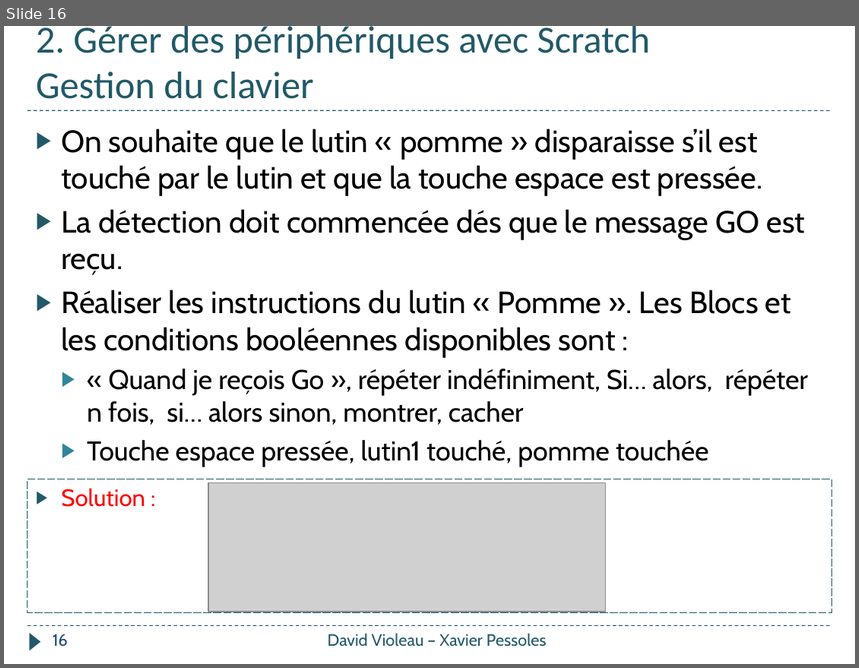
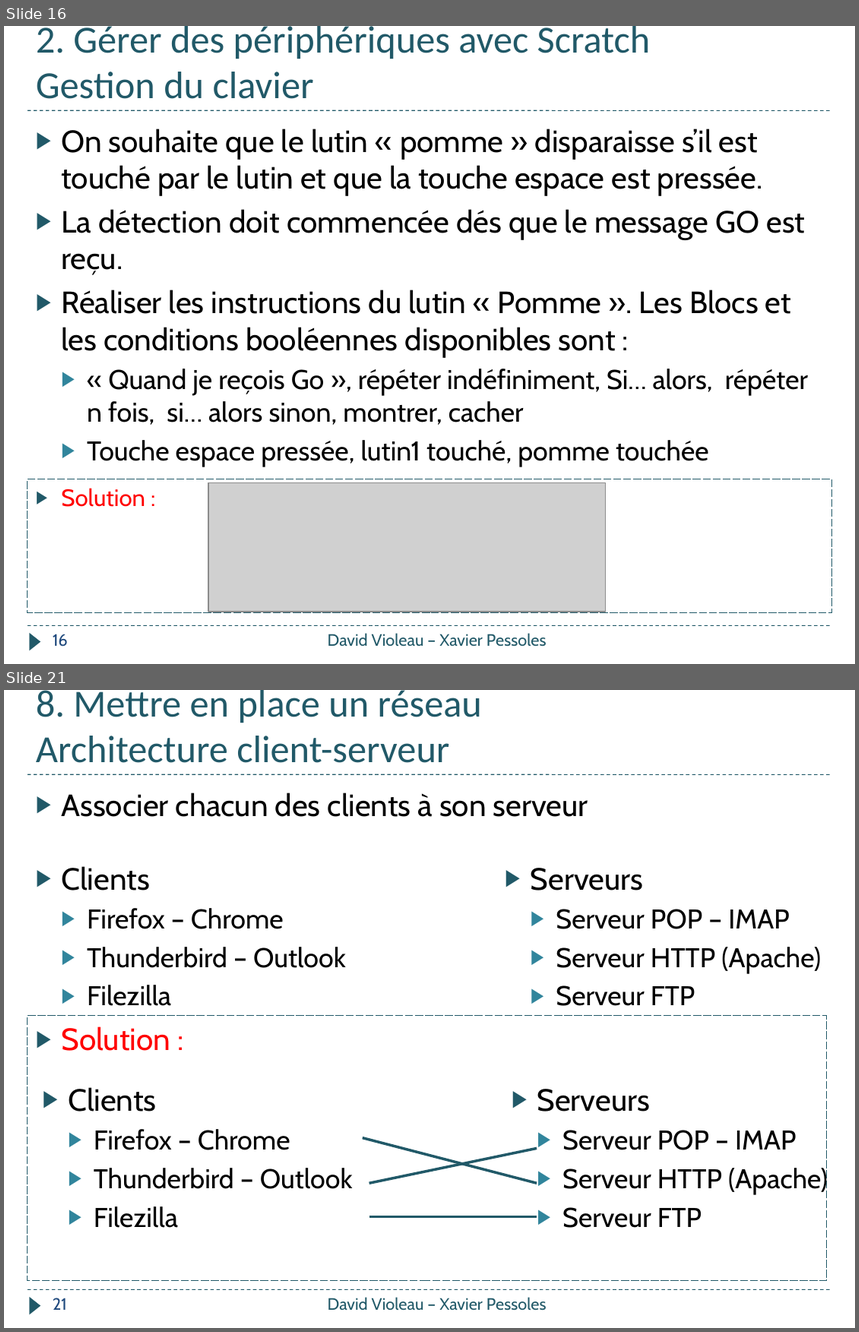
Before and after one commit to xpessoles/Informatique_College, a slide deck: Formation_2018/Quizz_Pomme/Quizz_Pomme.pptx. Shown one above the other, each under a label of ours: slide 16 before the commit, slides 16 and 21 after it; the slides between them are not shown. The pictures are 859x668 and 859x1332 pixels, drawn with LibreOffice and Linux fonts; fonts in the diff are those of the drawing; grey boxes stand for pictures. Boxes give left, top, right and bottom in pixels: in the first picture for what was removed or moved away, otherwise in the second. Text is boxed around its words. In the diff, an @@ line names an element or a change of style, - is before the commit and + after.

```diff
--- a/Formation_2018/Quizz_Pomme/Quizz_Pomme.pptx
+++ b/Formation_2018/Quizz_Pomme/Quizz_Pomme.pptx
@@ slide 21 added at <box>4,690,855,1328</box>, background #FFFFFF; not listed: 3 template elements that a slide beside it also shows @@
@@ title added at <box>36,690,482,763</box>, 32.4 pt, text #215968 @@
+8. Mettre en place un réseau
+Architecture client-serveur
@@ text added at <box>61,793,588,817</box>, 26 pt, text #000000 @@
+▶ Associer chacun des clients à son serveur
@@ text added at <box>61,866,346,1006</box>, 23 pt, text #000000 @@
+▶ Clients
+  ▶ Firefox – Chrome
+  ▶ Thunderbird – Outlook
+  ▶ Filezilla
@@ text added at <box>531,868,821,1006</box>, 23 pt, text #000000 @@
+▶ Serveurs
+  ▶ Serveur POP – IMAP
+  ▶ Serveur HTTP (Apache)
+  ▶ Serveur FTP
@@ rectangle added at <box>28,1016,827,1281</box>, outline #215968 0.75 pt dashed, 26 pt, text #FF0000 @@
+▶ Solution :
@@ text added at <box>68,1087,353,1228</box>, 23 pt, text #000000 @@
+▶ Clients
+  ▶ Firefox – Chrome
+  ▶ Thunderbird – Outlook
+  ▶ Filezilla
@@ text added at <box>538,1089,828,1228</box>, 23 pt, text #000000 @@
+▶ Serveurs
+  ▶ Serveur POP – IMAP
+  ▶ Serveur HTTP (Apache)
+  ▶ Serveur FTP
@@ line added from (363, 1138) to (537, 1184), #215968 2.25 pt @@
@@ line added from (369, 1184) to (537, 1149), #215968 2.25 pt @@
@@ line added from (369, 1217) to (537, 1217), #215968 2.25 pt @@
@@ page number added at <box>53,1298,67,1310</box>, 14 pt, text #1F497D @@
+21
@@ text added at <box>328,1297,547,1311</box>, 14 pt, text #215968 @@
+David Violeau – Xavier Pessoles
```
Also in this commit, not shown: 5 slides changed, 4 other slides added, 1 other file.
